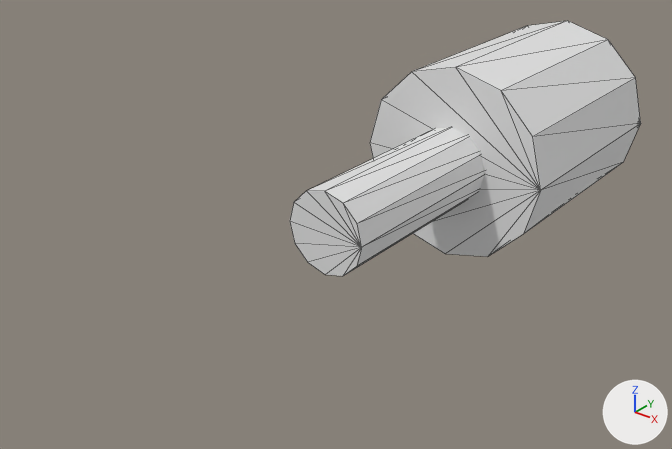
The OBJ model Project_Tarkov/Project_Tarkov/Assets/Models/Weapons/MuzzleFlash.obj, before and after one commit.
Camera for both pictures: a 50 mm camera at (0.171, -1.033, 0.244) aimed at (-0.01, -0.806, 0.103). The axes (+X, +Y, +Z) are drawn at lower right. The lights are the same throughout. The picture after the commit comes second. Mesh edges are drawn as thin lines. Where no turn or scale is listed for an object, it has been applied to the vertices.

The first picture shows 'FlashCore', 'FlashTip'.
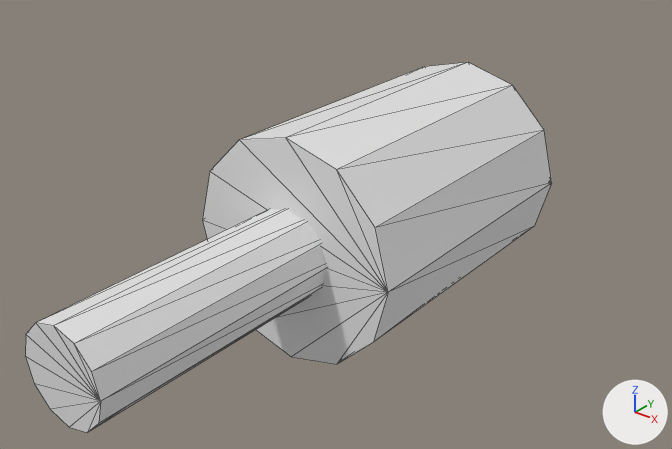
Pixel boxes [x1, y1, x2, y2] of what changed, in the pictures (672 x 449 px; the box of a moved part takes in the faces that stretch with it):
'FlashCore', reshaped (29% wider, 28% taller)
    before: [370, 21, 641, 256]
    after: [202, 62, 552, 364]
'FlashTip', reshaped (54% wider, 50% taller)
    before: [290, 128, 485, 276]
    after: [25, 209, 326, 432]
part 1 of me_flashcore, moved or reshaped
    before: [370, 67, 541, 256]
    after: [202, 138, 388, 364]
part 2 of me_flashcore, moved or reshaped
    before: [414, 21, 641, 233]
    after: [240, 62, 552, 342]
part 3 of me_flashtip, moved or reshaped
    before: [290, 191, 362, 276]
    after: [25, 323, 101, 432]
part 4 of me_flashtip, moved or reshaped
    before: [307, 128, 485, 275]
    after: [36, 209, 326, 431]

The change in detail:
me_flashcore is used by ob_flashcore; location (0.0, 0.0, 0.0).
me_flashcore had 24 vertices, 44 faces and spanned x -0.038..0.038, y -0.75..-0.66, z 0.072..0.148.
me_flashcore now has 24 vertices, 44 faces and spans x -0.038..0.038, y -0.8427..-0.7416, z 0.072..0.148.
me_flashcore part 1: all 12 vertices in x -0.038..0.038, y -0.75, z 0.072..0.148 are moved by (0.0, -0.0927, 0.0).
me_flashcore part 2: all 12 vertices in x -0.038..0.038, y -0.66, z 0.072..0.148 are moved by (0.0, -0.0816, 0.0).
me_flashtip is used by ob_flashtip; location (0.0, 0.0, 0.0).
me_flashtip had 24 vertices, 44 faces and spanned x -0.015..0.015, y -0.825..-0.735, z 0.095..0.125.
me_flashtip now has 24 vertices, 44 faces and spans x -0.015..0.015, y -0.927..-0.8258, z 0.095..0.125.
me_flashtip part 3: all 12 vertices in x -0.015..0.015, y -0.825, z 0.095..0.125 are moved by (0.0, -0.102, 0.0).
me_flashtip part 4: all 12 vertices in x -0.015..0.015, y -0.735, z 0.095..0.125 are moved by (0.0, -0.0908, 0.0).
